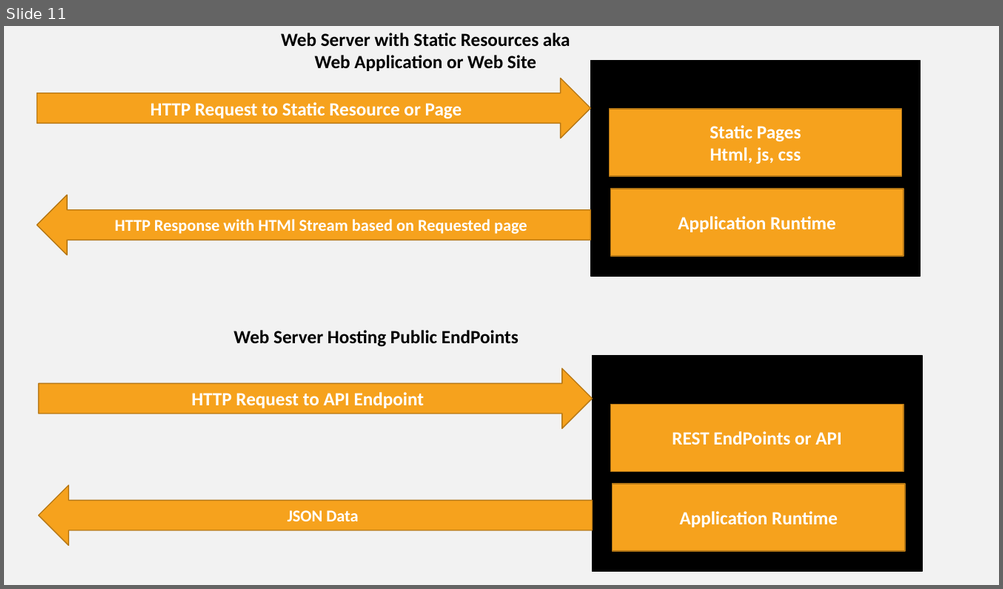
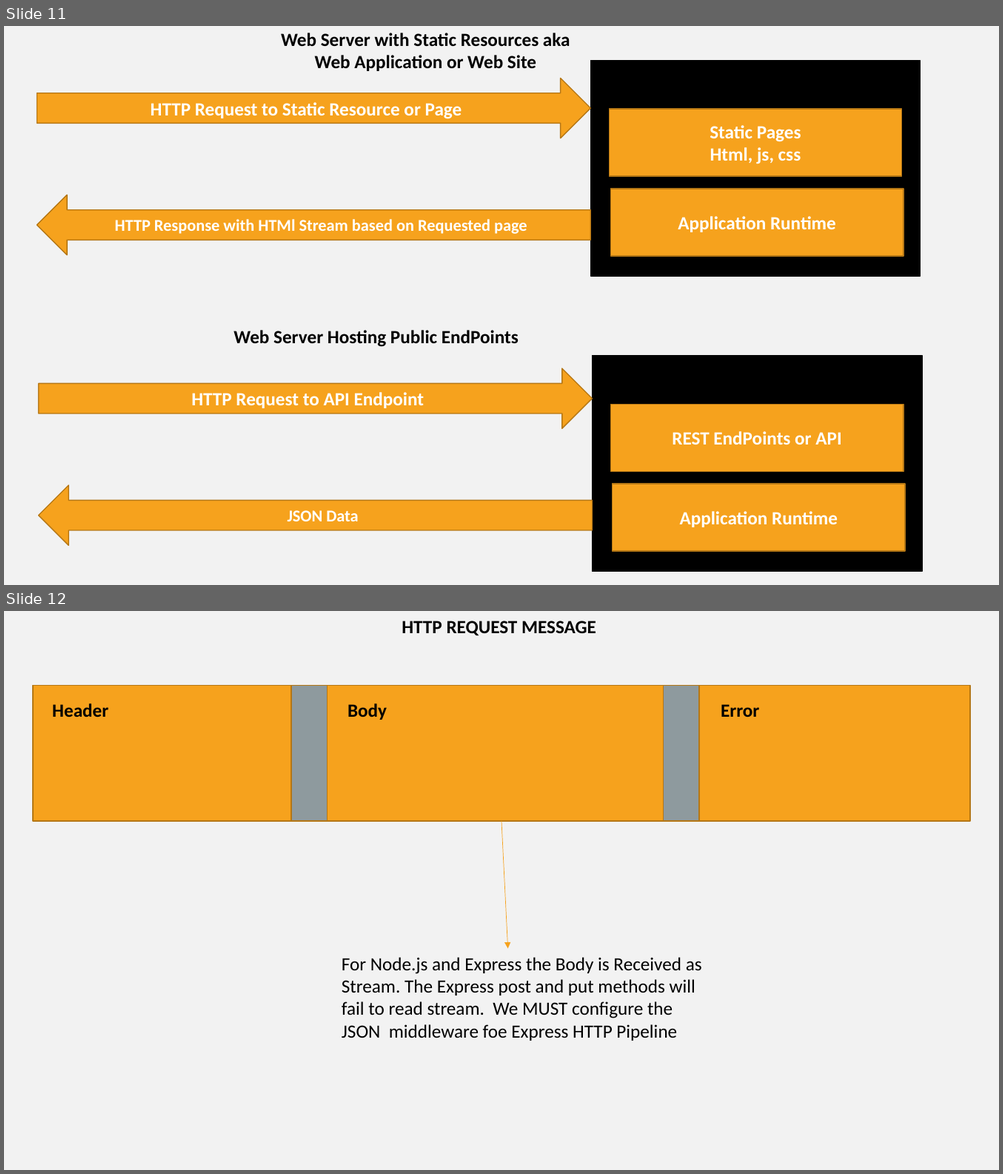
Before and after one commit to Vanshika3003/blazeclan_training, a slide deck: training_images.pptx. Shown one above the other, each under a label of ours: slide 11 before the commit, slides 11 and 12 after it. The pictures are 1003x589 and 1003x1174 pixels, drawn with LibreOffice and Linux fonts; fonts in the diff are those of the drawing. Boxes give left, top, right and bottom in pixels: in the first picture for what was removed or moved away, otherwise in the second. Text is boxed around its words. In the diff, an @@ line names an element or a change of style, - is before the commit and + after.

```diff
--- a/training_images.pptx
+++ b/training_images.pptx
@@ slide 12 added at (4,611,999,1170), background #F2F2F2 @@
@@ text added at (401,621,596,636), 18 pt, text #000000, bold @@
+HTTP REQUEST MESSAGE
@@ rectangle added at (33,686,970,821), fill #F6A21D, outline #B67815 1 pt @@
@@ rectangle added at (291,686,327,821), fill #8E9A9E, outline #B67815 1 pt @@
@@ rectangle added at (663,686,699,821), fill #8E9A9E, outline #B67815 1 pt @@
@@ text added at (52,703,108,718), 18 pt, text #000000, bold @@
+Header
@@ text added at (347,703,387,720), 18 pt, text #000000, bold @@
+Body
@@ text added at (720,704,759,718), 18 pt, text #000000, bold @@
+Error
@@ arrow added from (502, 821) to (508, 949), #F6A21D 0.5 pt @@
@@ text added at (341,957,702,1041), 18 pt, text #000000 @@
+For Node.js and Express the Body is Received as Stream. The Express post and put methods will fail to read stream. We MUST configure the JSON middleware foe Express HTTP Pipeline
```
Also in this commit, not shown: 1 other slide added, 4 other files.
